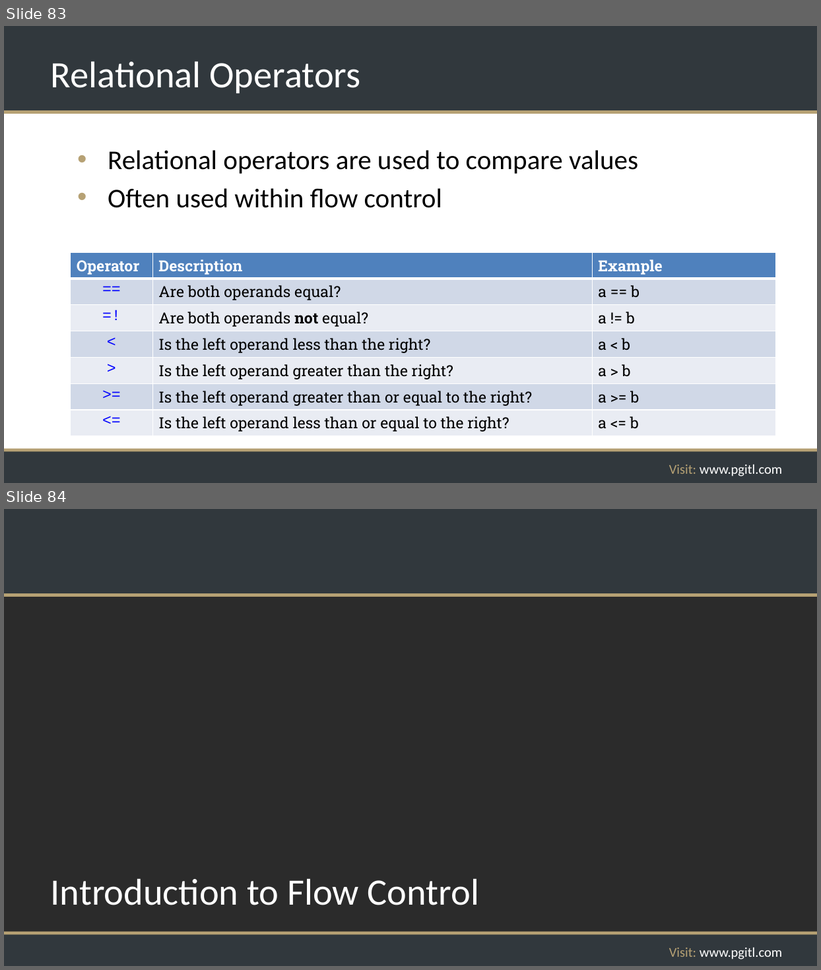
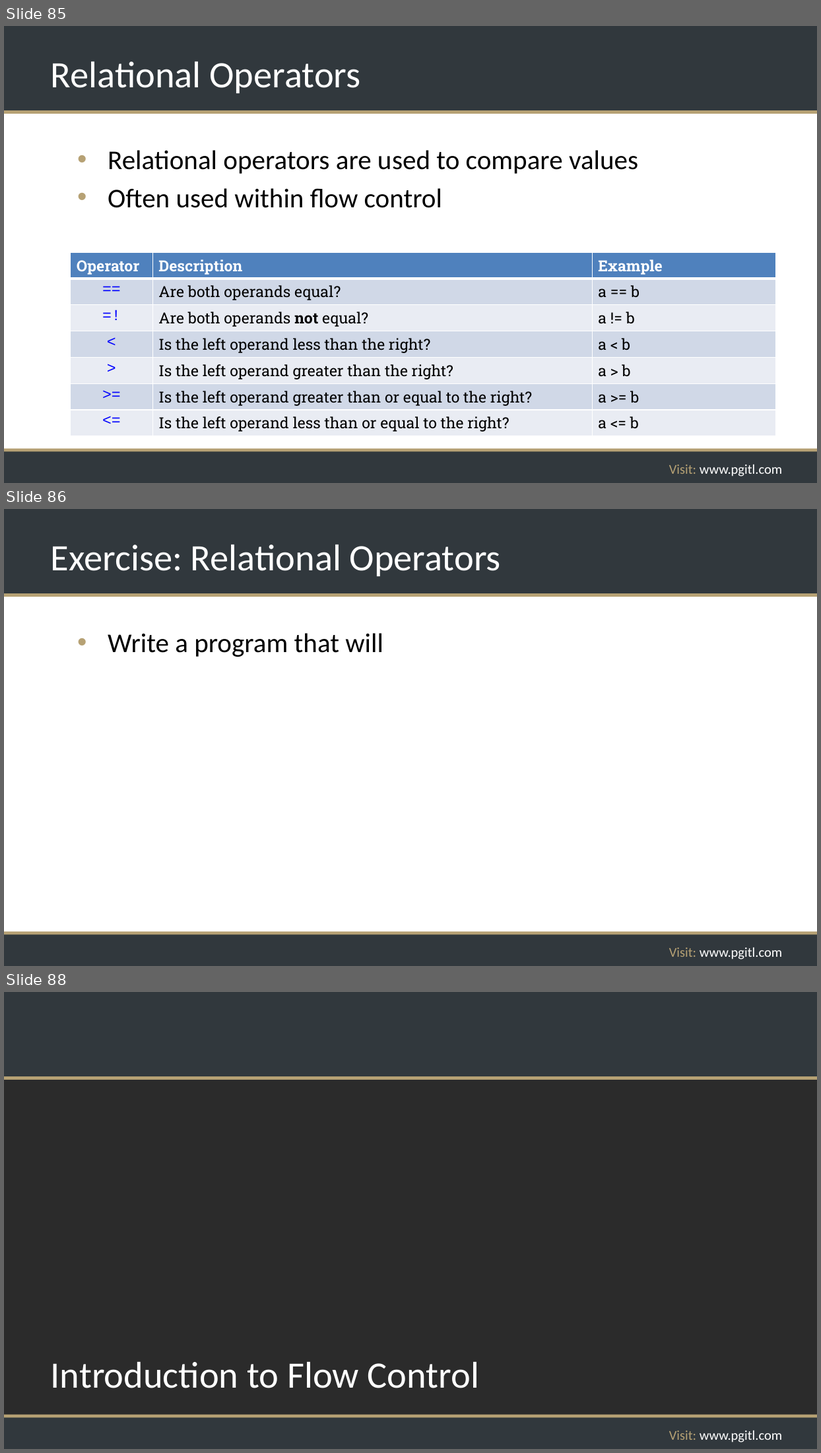
Before and after one commit to rikkouri/project-a, a slide deck: Programming Foundations.pptx. Shown one above the other, each under a label of ours: slides 83 and 84 before the commit, slides 85, 86 and 88 after it; the slides between them are not shown. The pictures are 821x970 and 821x1453 pixels, drawn with LibreOffice and Linux fonts; fonts in the diff are those of the drawing; background and template pictures are left out; a plain dark background stands for a picture behind light text. Boxes give left, top, right and bottom in pixels: in the first picture for what was removed or moved away, otherwise in the second. Text is boxed around its words. In the diff, an @@ line names an element or a change of style, - is before the commit and + after.

Commit message:
Arith ops exercise

```diff
--- a/Programming Foundations.pptx
+++ b/Programming Foundations.pptx
@@ slide 86 added at <box>4,509,817,966</box>, background #FFFFFF; not listed: 5 template elements that a slide beside it also shows @@
@@ title added at <box>51,544,501,576</box>, 44 pt, text #FFFFFF @@
+Exercise: Relational Operators
@@ text added at <box>108,633,384,657</box>, 32 pt, text #000000 @@
+• Write a program that will
@@ what was slide 83 is now slide 85 @@
@@ what was slide 84 is now slide 88 @@
```
Also in this commit, not shown: 4 slides changed, 5 other slides added, 2 slides removed, 2 other files.
